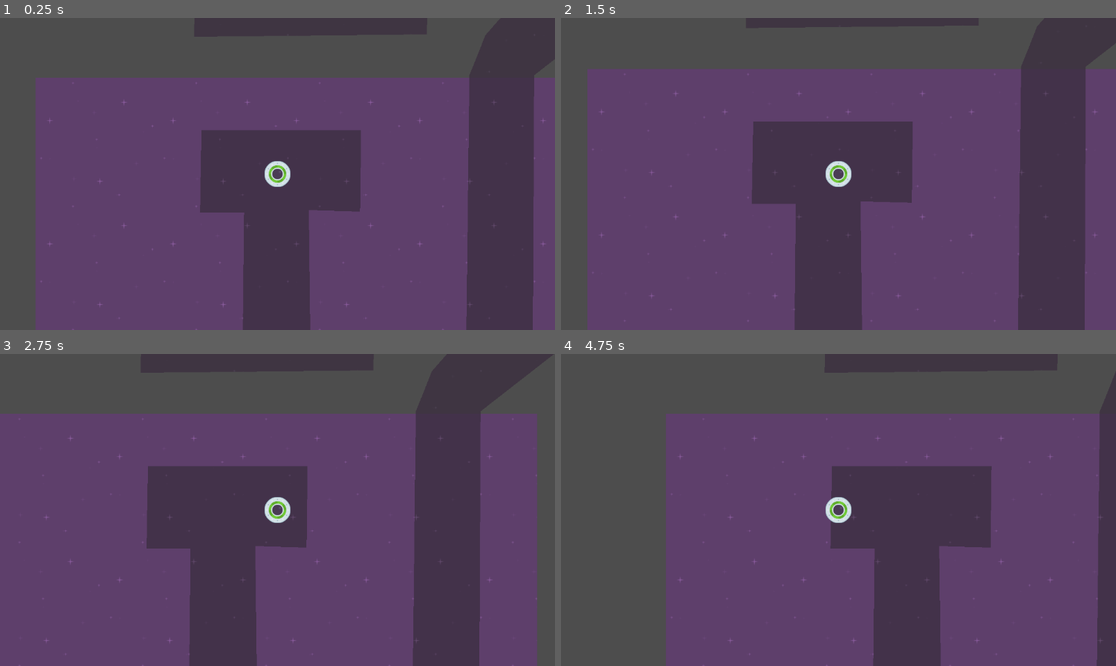
Above: before the commit, frames 1-4 (two rows, left to right).
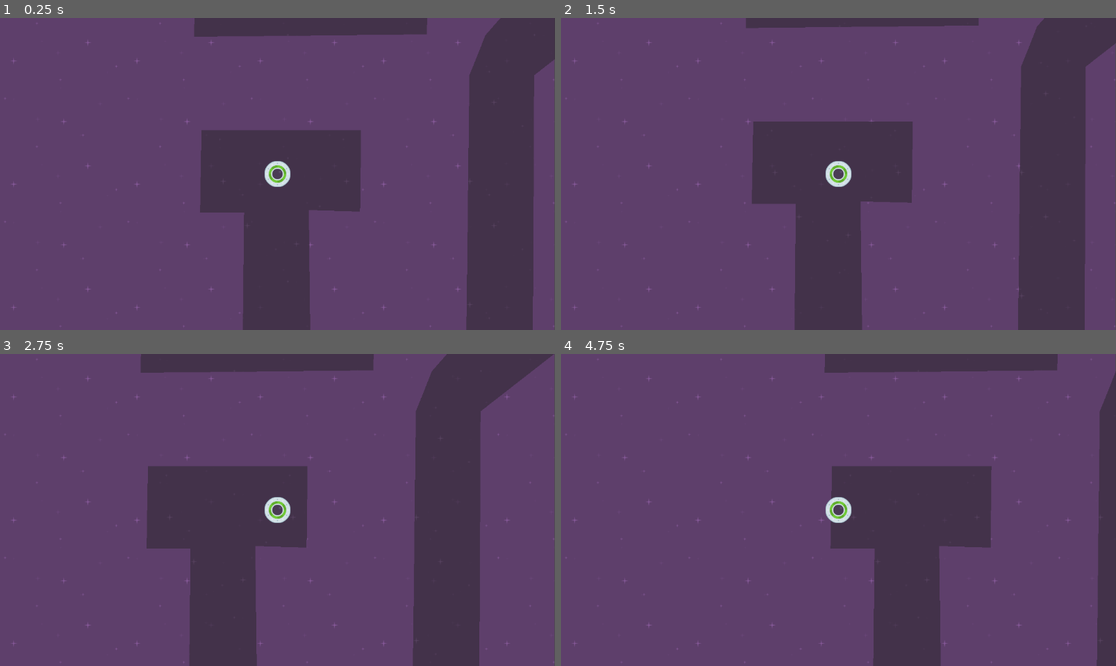
Above: after the commit, the same moments.

Repository: klauskpm/speedy_saucer
Game: Godot game, scene res://level_1.tscn
The game is run twice, just before and just after one commit, with the same random seed, the same clock (stepped at 60 frames per second) and the same inputs.
Inputs:
- Up to frame 1 (0.25 s): no input
- Up to frame 2 (1.5 s): tap Enter at 0.5 s; hold Right (move_right) 0.53-1.28 s; hold Down (move_down) from 1.28 s (still down)
- Up to frame 3 (2.75 s): release Down (move_down) at 2.03 s; hold Right (move_right) from 2.03 s (still down)
- Up to frame 4 (4.75 s): release Right (move_right) at 2.78 s; hold Up (move_up) 2.78-3.53 s; hold Left (move_left) from 3.53 s (still down)

The runs differ from the first frame. In frame 1, 20% of the frame differs, in the area x 0-100%, y 0-100%; in frame 2, 17%; in frame 3, 16%; in frame 4, 32%.

Commit message:
add canvas layer

Diff:
--- a/level_1.tscn
+++ b/level_1.tscn
@@ -9,8 +9,12 @@
 position = Vector2(-1, 0)
 script = ExtResource("1_1ppqq")
 
-[node name="Background" type="TextureRect" parent="."]
-offset_right = 1152.0
+[node name="CanvasLayer" type="CanvasLayer" parent="."]
+layer = -100
+
+[node name="Background" type="TextureRect" parent="CanvasLayer"]
+offset_left = -1.0
+offset_right = 1151.0
 offset_bottom = 648.0
 texture = ExtResource("1_jmsbf")
 stretch_mode = 1
